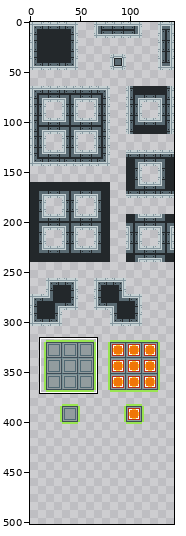
Sprite sheet: resources/tileset/tileset.png. Above: a wide view before the commit, with the close-up outlined.
Close-up. Before the edit:
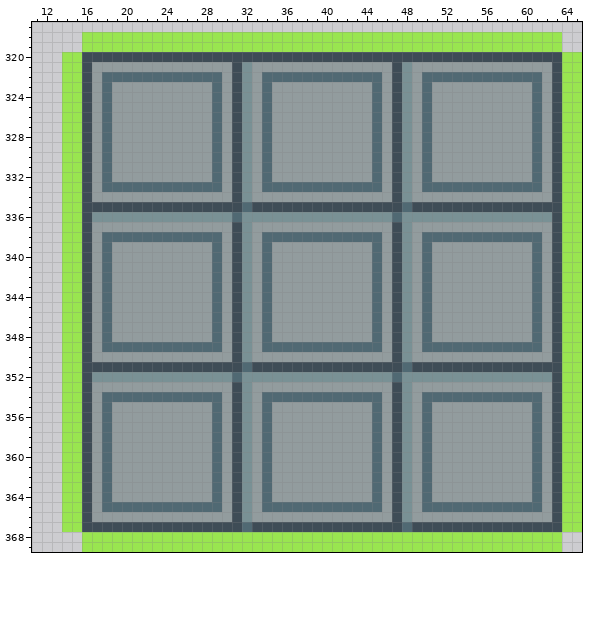
The file is 144x416 pixels. Shown: x 11..65, y 317..369. The old version is drawn lined up with the new one, on the new canvas. The wide view leaves out empty margins. The commit also changed other parts of the picture, which this record leaves out.
And afterwards:
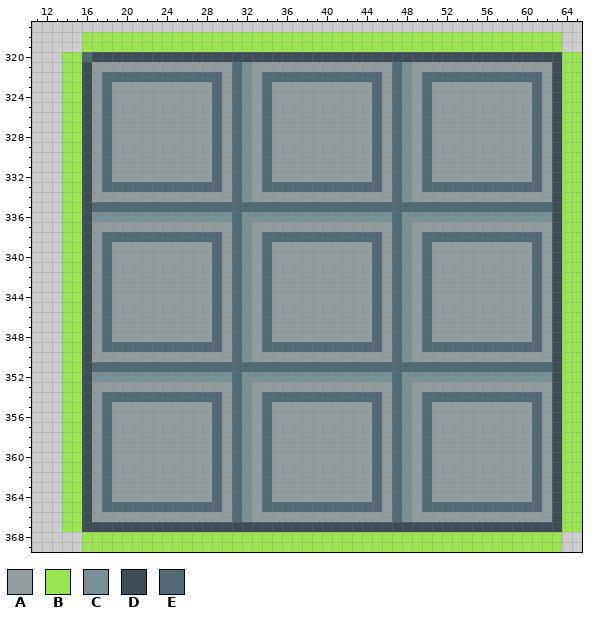
Palette (. is transparent): A #929c9e  B #99e550  C #799195  D #3e4c56  E #506973
From old to new:
canvas 144x416 -> 144x512
Changed rows in their new state; - is an unchanged pixel.
first column x 16:
320 E----------------------------------------------
321 ---------------E---------------E---------------
322 ---------------E---------------E---------------
323 ---------------E---------------E---------------
324 ---------------E---------------E---------------
325 ---------------E---------------E---------------
326 ---------------E---------------E---------------
327 ---------------E---------------E---------------
328 ---------------E---------------E---------------
329 ---------------E---------------E---------------
330 ---------------E---------------E---------------
331 ---------------E---------------E---------------
332 ---------------E---------------E---------------
333 ---------------E---------------E---------------
334 ---------------E---------------E---------------
335 -EEEEEEEEEEEEEEE-EEEEEEEEEEEEEEE-EEEEEEEEEEEEEE
337 ---------------E---------------E---------------
338 ---------------E---------------E---------------
339 ---------------E---------------E---------------
340 ---------------E---------------E---------------
341 ---------------E---------------E---------------
342 ---------------E---------------E---------------
343 ---------------E---------------E---------------
344 ---------------E---------------E---------------
345 ---------------E---------------E---------------
346 ---------------E---------------E---------------
347 ---------------E---------------E---------------
348 ---------------E---------------E---------------
349 ---------------E---------------E---------------
350 ---------------E---------------E---------------
351 -EEEEEEEEEEEEEEE-EEEEEEEEEEEEEEE-EEEEEEEEEEEEEE
353 ---------------E---------------E---------------
354 ---------------E---------------E---------------
355 ---------------E---------------E---------------
356 ---------------E---------------E---------------
357 ---------------E---------------E---------------
358 ---------------E---------------E---------------
359 ---------------E---------------E---------------
360 ---------------E---------------E---------------
361 ---------------E---------------E---------------
362 ---------------E---------------E---------------
363 ---------------E---------------E---------------
364 ---------------E---------------E---------------
365 ---------------E---------------E---------------
366 ---------------E---------------E---------------
367 ----------------D---------------D--------------
